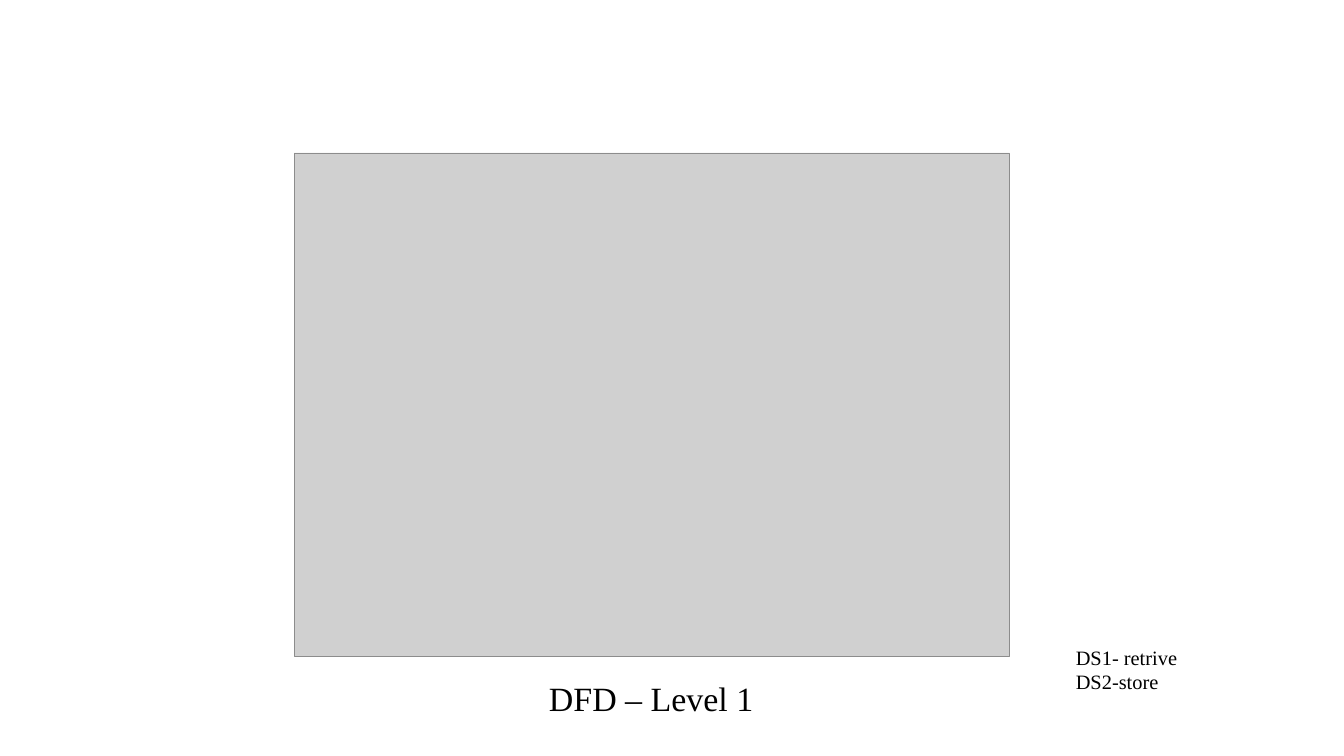
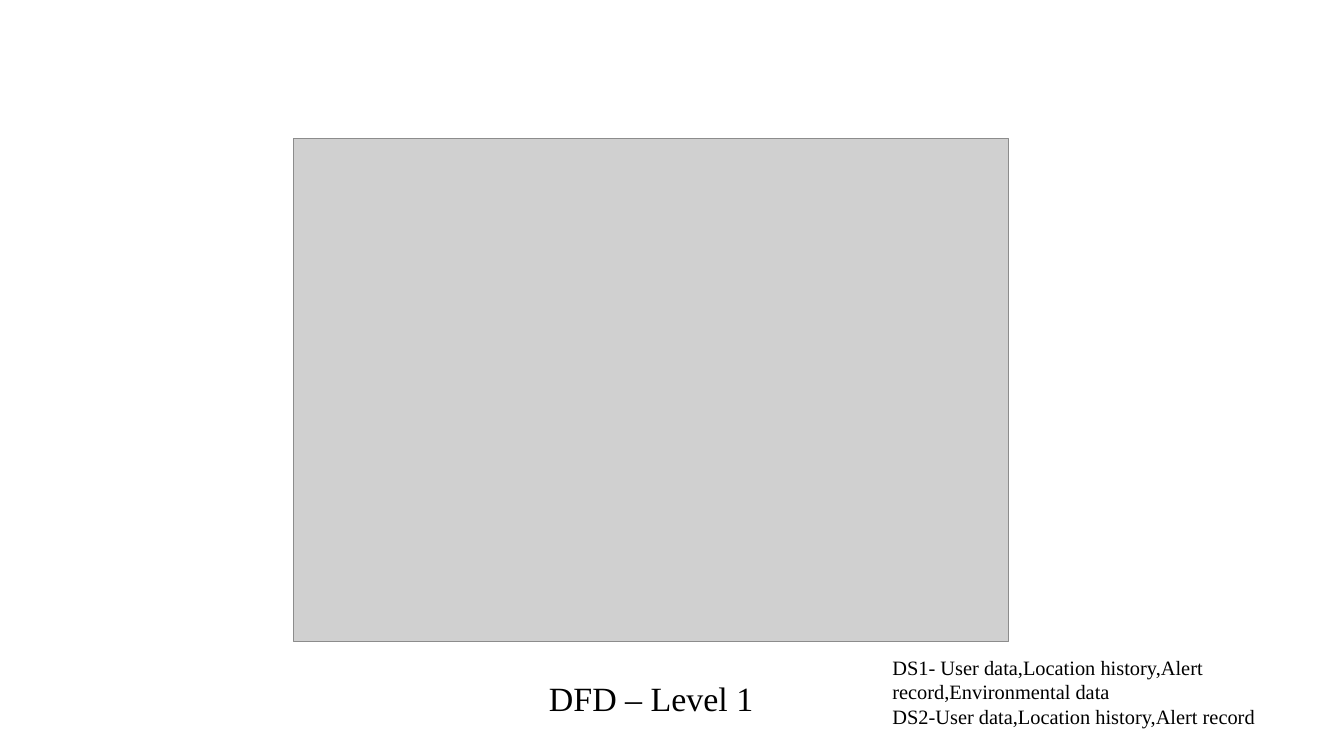
Before and after one commit to rajeshacu/LoRa-based-Location-tracking-and-Fall-detection-System, a slide deck: slide 16 of Phase II Major Project(1).pptx. Drawn at 1344x756 pixels with LibreOffice and Linux fonts; fonts in the diff are those of the drawing; grey boxes stand for pictures; background and template pictures are left out. Boxes give left, top, right and bottom in pixels: in the first picture for what was removed or moved away, otherwise in the second. Text is boxed around its words. In the diff, an @@ line names an element or a change of style, - is before the commit and + after.

```diff
--- a/Phase II Major Project(1).pptx
+++ b/Phase II Major Project(1).pptx
@@ picture: place and size @@
-picture at (294,153,1009,656)
+picture at (293,138,1008,641)
@@ text at (892,661,1255,729): text changed @@
-DS1- retrive
-DS2-store
+DS1- User data,Location history,Alert record,Environmental data
+DS2-User data,Location history,Alert record
```
Also in this commit, not shown: 13 other slides changed, 3 other files.
